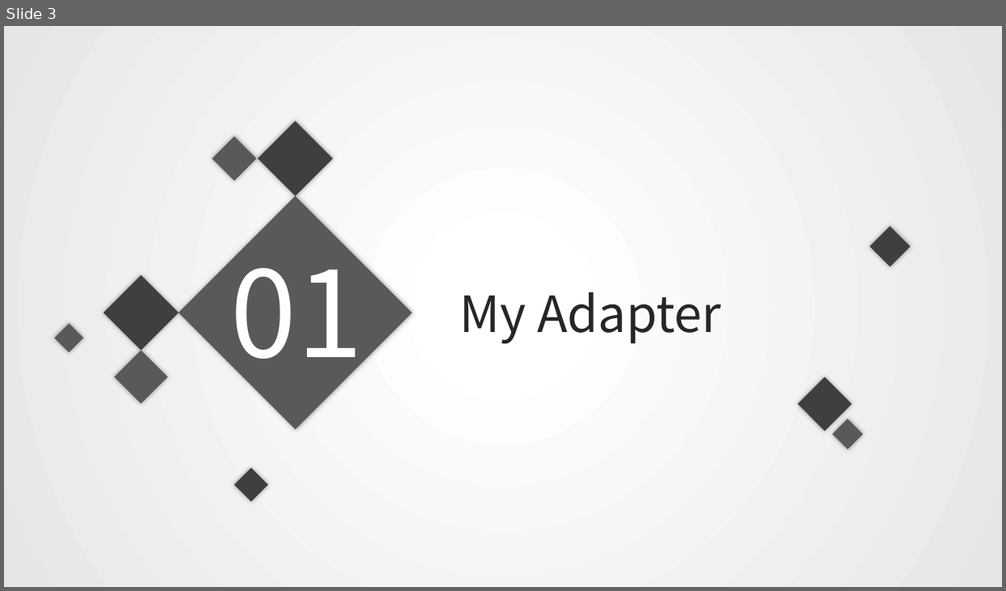
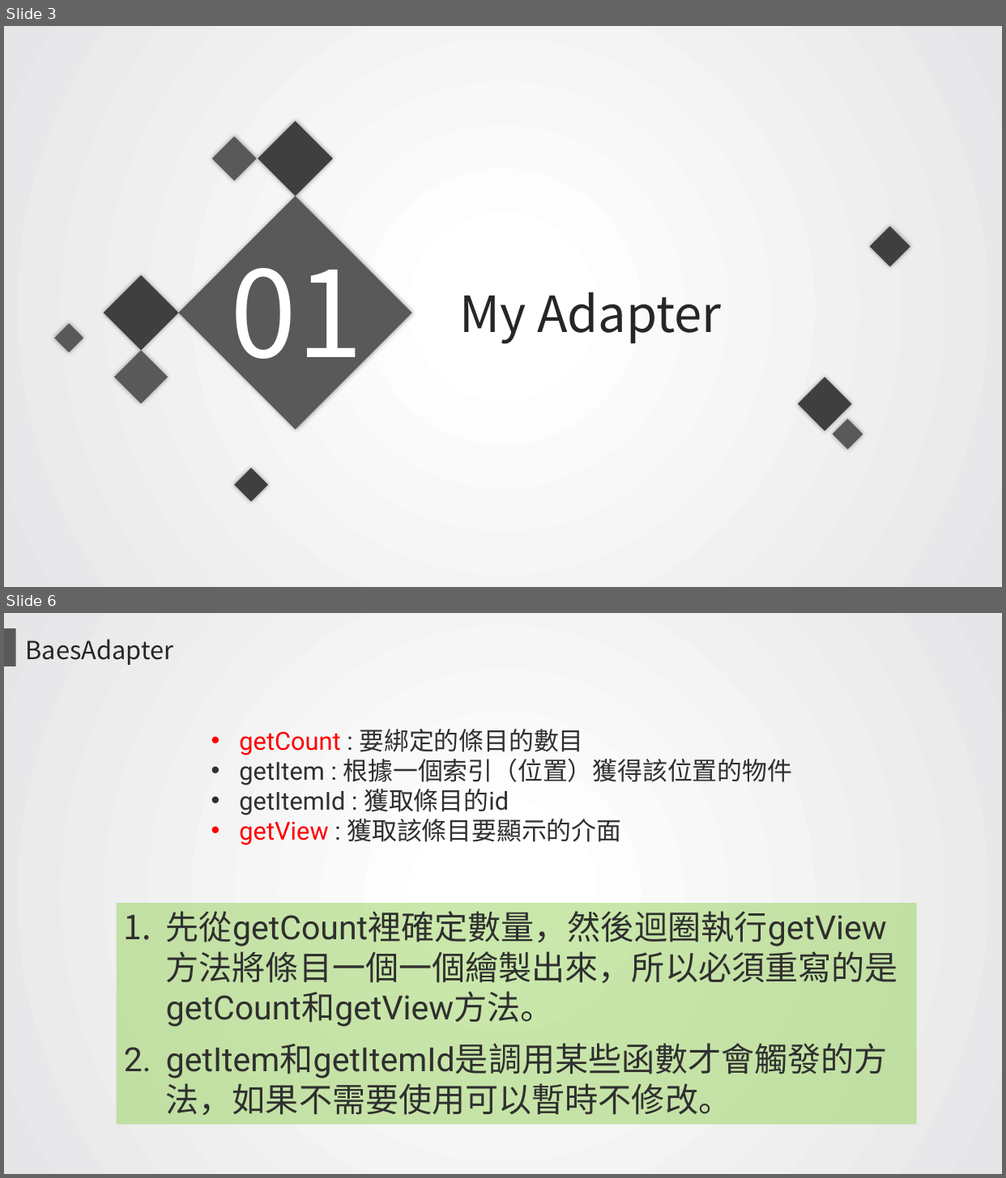
Before and after one commit to JoyceLi1210/JoyceLi1210.github.io, a slide deck: Android_HW3.pptx. Shown one above the other, each under a label of ours: slide 3 before the commit, slides 3 and 6 after it; the slides between them are not shown. The pictures are 1006x591 and 1006x1178 pixels, drawn with LibreOffice and Linux fonts; fonts in the diff are those of the drawing. Boxes give left, top, right and bottom in pixels: in the first picture for what was removed or moved away, otherwise in the second. Text is boxed around its words. In the diff, an @@ line names an element or a change of style, - is before the commit and + after.

```diff
--- a/Android_HW3.pptx
+++ b/Android_HW3.pptx
@@ slide 6 added at bbox=[4, 613, 1002, 1174], background gradient #FFFFFF to #E6E6E8 @@
@@ rectangle added at bbox=[4, 628, 16, 667], fill #595959 @@
@@ text added at bbox=[26, 639, 174, 665], 24 pt, text #262626 @@
+BaesAdapter
@@ text added at bbox=[239, 729, 792, 845], 24 pt, text #2F2F2F @@
+• getCount : 要綁定的條目的數目
+• getItem : 根據一個索引（位置）獲得該位置的物件
+• getItemId : 獲取條目的id
+• getView : 獲取該條目要顯示的介面
@@ rectangle added at bbox=[117, 904, 917, 1125], fill #92D050 at 48% opacity, 32 pt, text #2F2F2F @@
+1. 先從getCount裡確定數量，然後迴圈執行getView方法將條目一個一個繪製出來，所以必須重寫的是getCount和getView方法。
+2. getItem和getItemId是調用某些函數才會觸發的方法，如果不需要使用可以暫時不修改。
```
Also in this commit, not shown: 2 slides changed, 13 other slides added, 5 slides removed.
